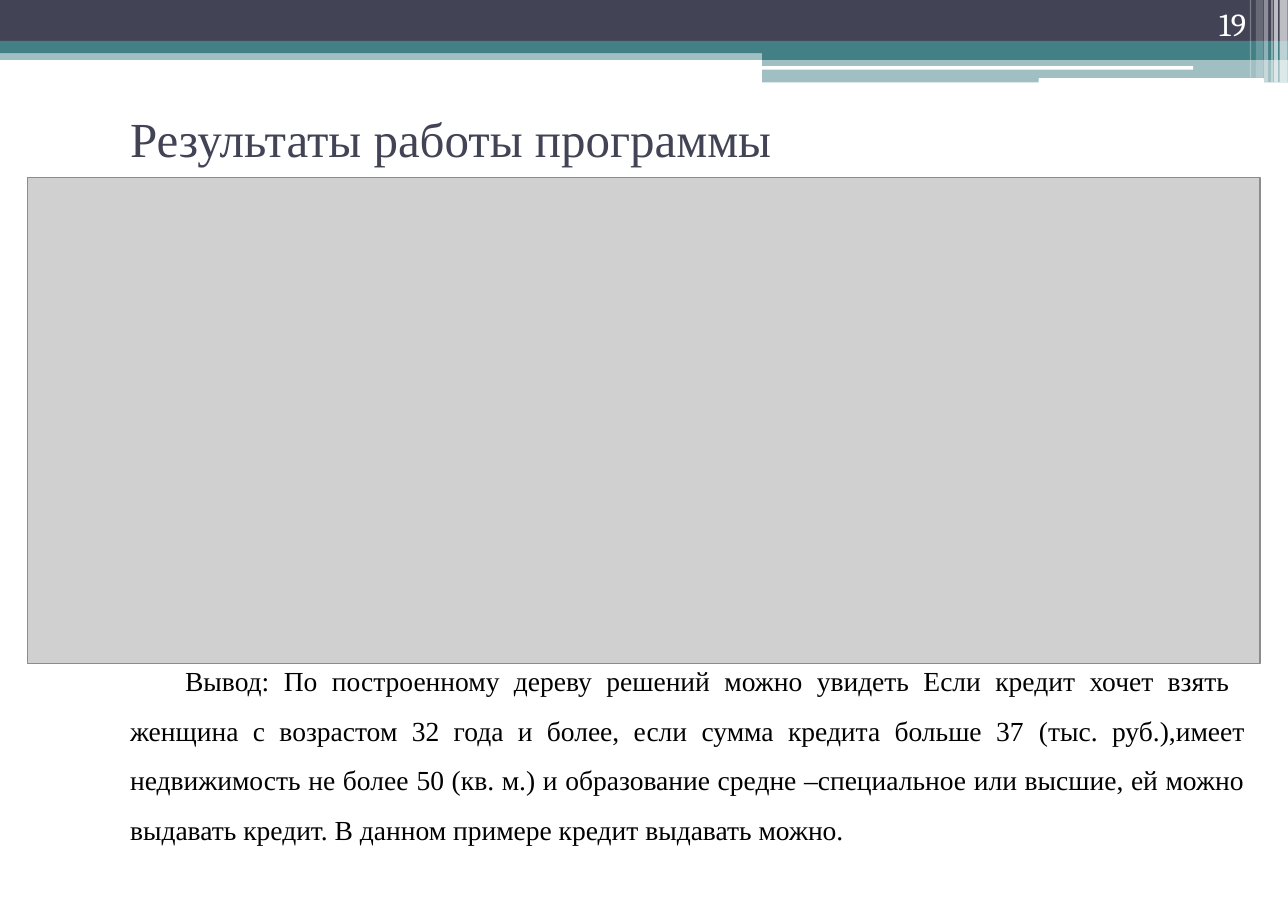
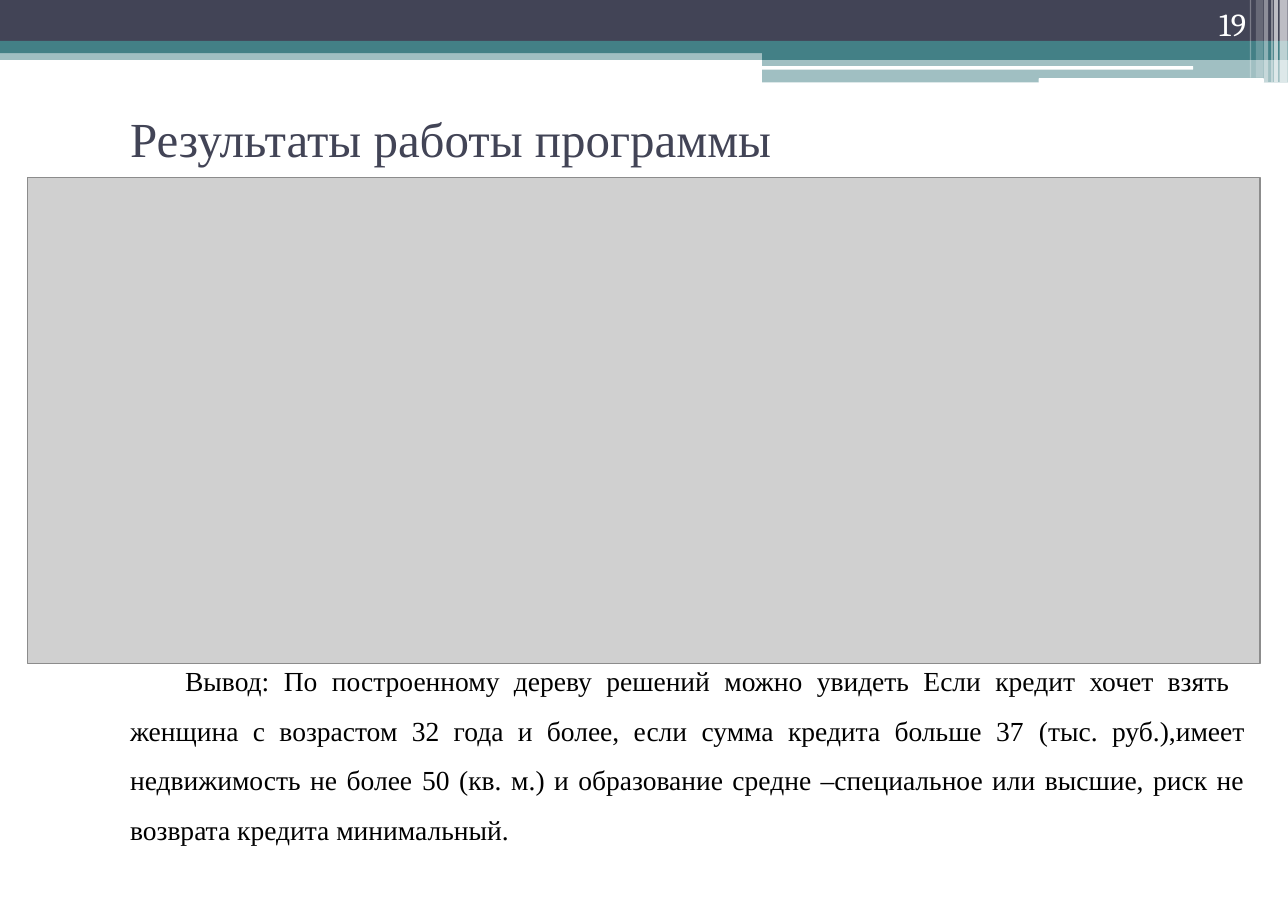
Before and after one commit to geper/DOC_decision_trees, a slide deck: slide 19 of Prezent.pptx. Drawn at 1288x911 pixels with LibreOffice and Linux fonts; fonts in the diff are those of the drawing; grey boxes stand for pictures. Boxes give left, top, right and bottom in pixels: in the first picture for what was removed or moved away, otherwise in the second. Text is boxed around its words. In the diff, an @@ line names an element or a change of style, - is before the commit and + after.

```diff
--- a/Prezent.pptx
+++ b/Prezent.pptx
@@ text at [130, 672, 1244, 795]: text changed @@
-Вывод: По построенному дереву решений можно увидеть Если кредит хочет взять женщина с возрастом 32 года и более, если сумма кредита больше 37 (тыс. руб.),имеет недвижимость не более 50 (кв. м.) и образование средне –специальное или высшие, ей можно выдавать кредит. В данном примере кредит выдавать можно.
+Вывод: По построенному дереву решений можно увидеть Если кредит хочет взять женщина с возрастом 32 года и более, если сумма кредита больше 37 (тыс. руб.),имеет недвижимость не более 50 (кв. м.) и образование средне –специальное или высшие, риск не возврата кредита минимальный.
```
Also in this commit, not shown: 4 other slides changed.
